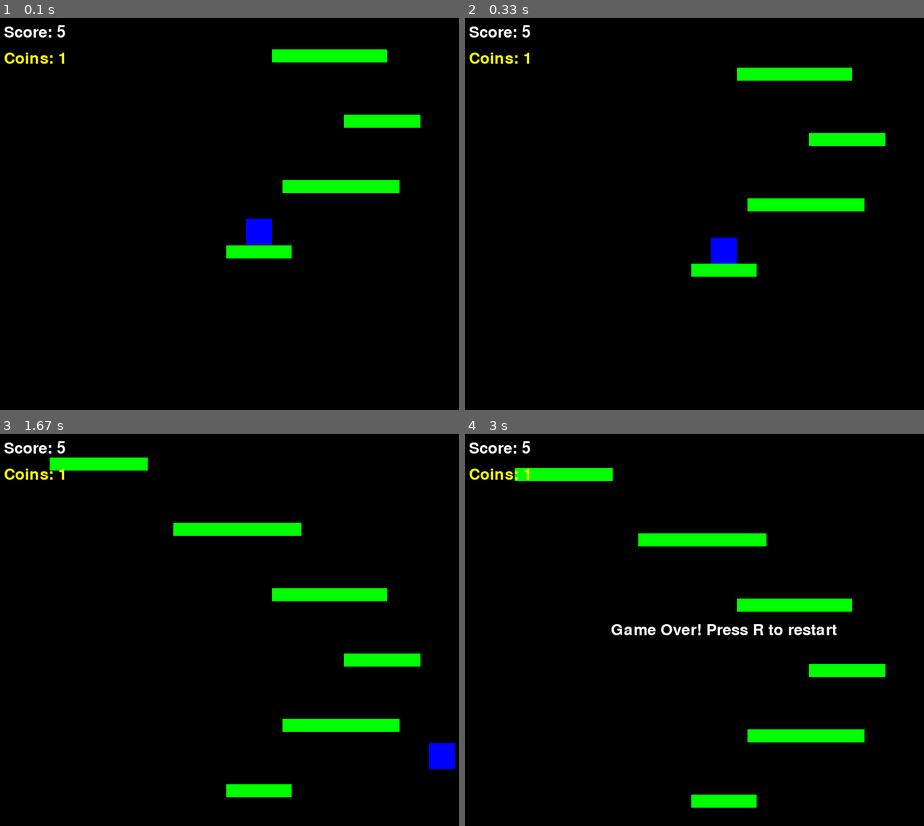
Above: before the commit, frames 1-4 (two rows, left to right).
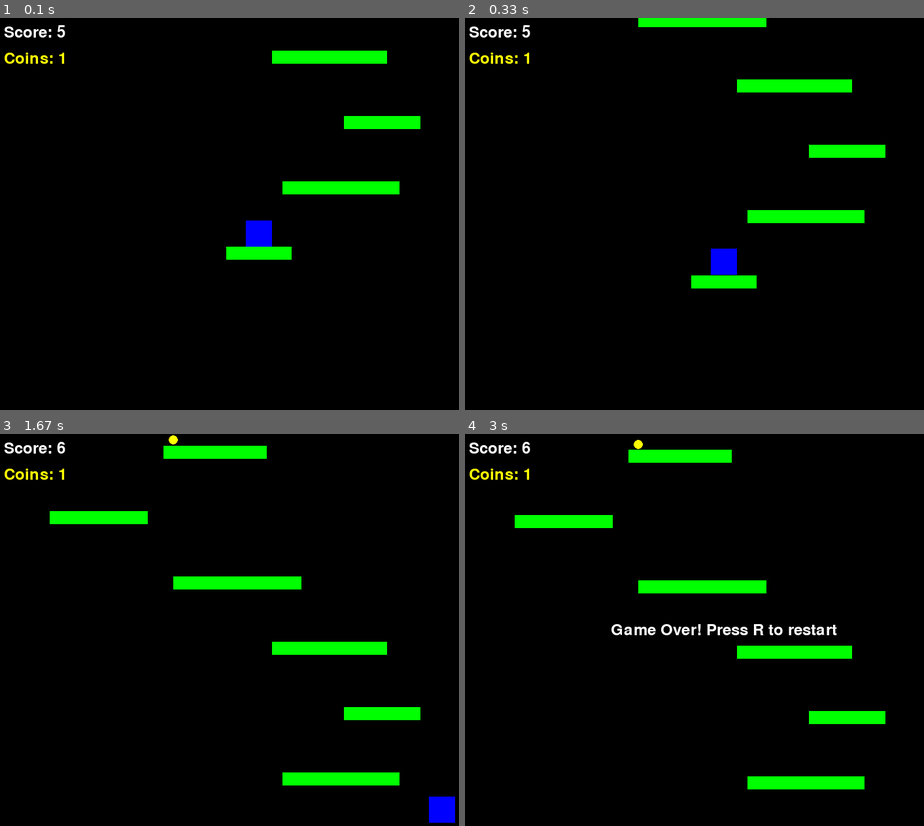
Above: after the commit, the same moments.

Repository: danadrianmirea/python-playground
Game: pygame game, started from infinite_jumper.py
Two runs of this game, one before a commit and one after it. Both use one fixed random seed, a clock stepped at 60 frames per second and the inputs below.
Inputs:
- Up to frame 1 (0.1 s): no input
- Up to frame 2 (0.33 s): no input
- Up to frame 3 (1.67 s): hold Right 0.33-0.8 s; hold Up 0.83-1.13 s; hold Right 1.17-1.63 s
- Up to frame 4 (3 s): tap A at 2.23 s

The runs differ from the first frame. In frame 1, 0.6% of the frame differs, in the area x 49-92%, y 8-62%; in frame 2, 5.7%; in frame 3, 9.6%, in the area x 10-100%, y 0-100%; in frame 4, 9.0%.

Commit message:
add variable scrolling speed

Diff:
--- a/infinite_jumper.py
+++ b/infinite_jumper.py
@@ -14,7 +14,10 @@
 PLATFORM_MAX_WIDTH = 200
 GRAVITY = 0.8
 JUMP_FORCE = -15
-SCROLL_SPEED = 2
+BASE_SCROLL_SPEED = 2
+MAX_SCROLL_SPEED = 5
+SCROLL_SPEED_INCREASE_RATE = 0.1  # How quickly scroll speed increases
+SCROLL_SPEED_DECREASE_RATE = 0.05  # How quickly scroll speed decreases
 PLATFORM_SPACING = 100  # Reduced from 150 to ensure platforms are reachable
 MAX_HORIZONTAL_DISTANCE = 200  # Maximum horizontal distance between platforms
 MAX_JUMP_HEIGHT = abs(JUMP_FORCE * JUMP_FORCE / (2 * GRAVITY))  # Maximum height player can jump
@@ -30,12 +33,13 @@
 
 COIN_REWARD = 5
 
+
 # Load sound effects
 try:
     COIN_SOUND = pygame.mixer.Sound("assets/coin.mp3")
-    COIN_SOUND.set_volume(0.7)  # Set volume to 70%
+    COIN_SOUND.set_volume(0.1)
     JUMP_SOUND = pygame.mixer.Sound("assets/jump.mp3")
-    JUMP_SOUND.set_volume(0.7)  # Set volume to 70%
+    JUMP_SOUND.set_volume(0.1)
 except:
     print("Warning: Could not load sound files")
 
@@ -100,8 +104,8 @@
         self.rect = pygame.Rect(x, y, COIN_SIZE, COIN_SIZE)
         self.collected = False
 
-    def update(self):
-        self.y += SCROLL_SPEED
+    def update(self, scroll_speed):
+        self.y += scroll_speed
         self.rect.y = self.y
 
     def draw(self, screen):
@@ -117,11 +121,11 @@
         # Randomly decide if this platform has a coin
         self.coin = Coin(x + random.randint(0, width - COIN_SIZE), y - COIN_SIZE) if random.random() < 0.3 else None
 
-    def update(self):
-        self.y += SCROLL_SPEED
+    def update(self, scroll_speed):
+        self.y += scroll_speed
         self.rect.y = self.y
         if self.coin:
-            self.coin.update()
+            self.coin.update(scroll_speed)
 
     def draw(self, screen):
         pygame.draw.rect(screen, GREEN, self.rect)
@@ -133,6 +137,7 @@
         self.screen = pygame.display.set_mode((SCREEN_WIDTH, SCREEN_HEIGHT))
         pygame.display.set_caption("Infinite Jumper")
         self.clock = pygame.time.Clock()
+        self.scroll_speed = BASE_SCROLL_SPEED
         self.reset_game()
 
     def reset_game(self):
@@ -191,6 +196,21 @@
                     except:
                         pass  # Ignore if sound couldn't be loaded
 
+    def update_scroll_speed(self):
+        # Calculate how far up the screen the player is (0 to 1)
+        # 0 means bottom of screen, 1 means top of screen
+        screen_position = 1 - (self.player.y / SCREEN_HEIGHT)
+
+        # Calculate target speed based on screen position
+        # Linear interpolation between BASE_SCROLL_SPEED and MAX_SCROLL_SPEED
+        target_speed = BASE_SCROLL_SPEED + (MAX_SCROLL_SPEED - BASE_SCROLL_SPEED) * screen_position
+
+        # Smoothly adjust current scroll speed towards target speed
+        if self.scroll_speed < target_speed:
+            self.scroll_speed = min(self.scroll_speed + SCROLL_SPEED_INCREASE_RATE, target_speed)
+        else:
+            self.scroll_speed = max(self.scroll_speed - SCROLL_SPEED_DECREASE_RATE, target_speed)
+
     def update(self):
         if self.game_over:
             # Handle events for game over state
@@ -213,6 +233,9 @@
                 if event.key in (pygame.K_SPACE, pygame.K_w, pygame.K_UP):
                     self.player.jump()
 
+        # Update scroll speed based on player position
+        self.update_scroll_speed()
+
         # Update player
         self.player.update()
 
@@ -222,7 +245,7 @@
 
         # Update platforms
         for platform in self.platforms[:]:
-            platform.update()
+            platform.update(self.scroll_speed)  # Pass current scroll speed
 
             # Check collision
             self.player.check_collision(platform)
